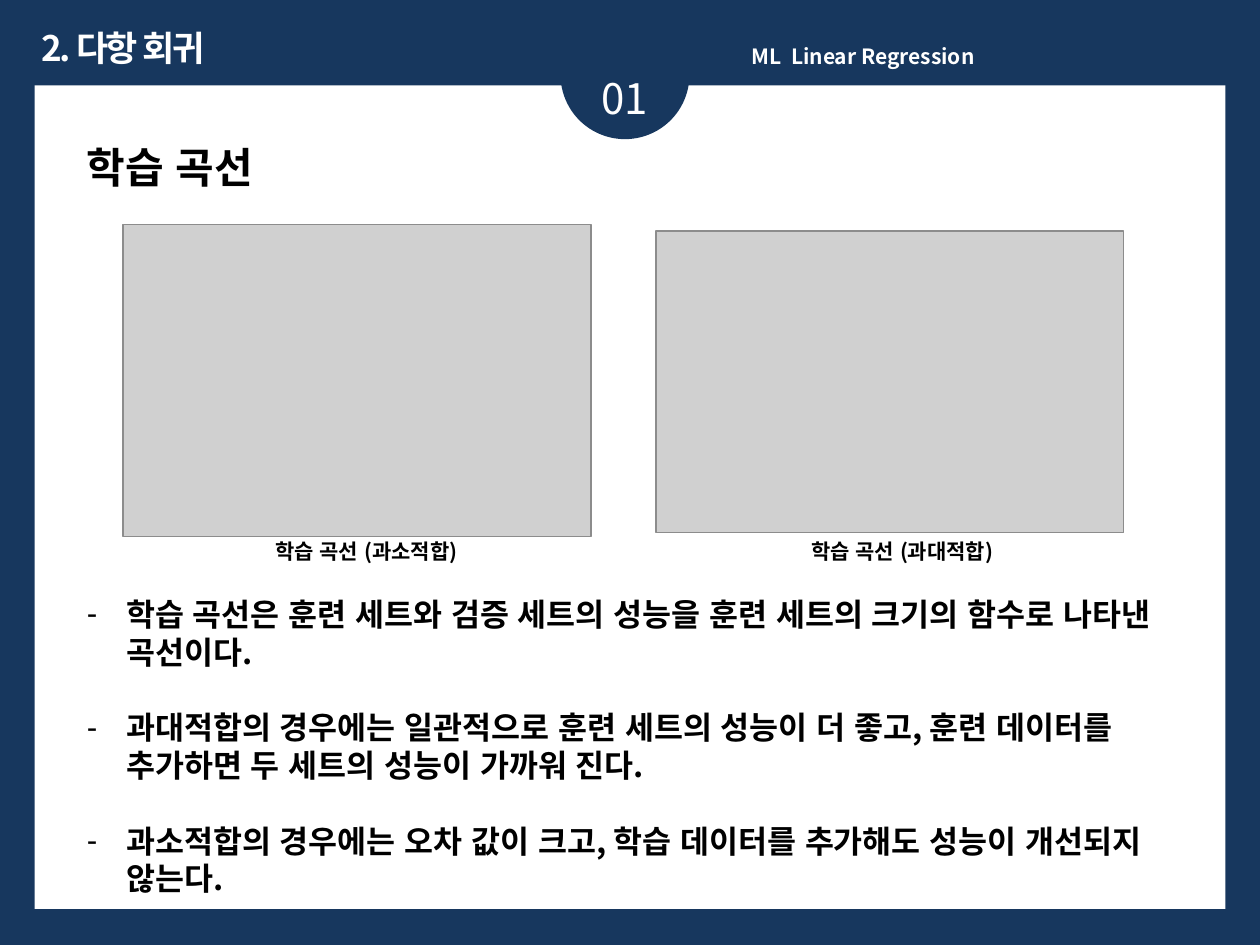
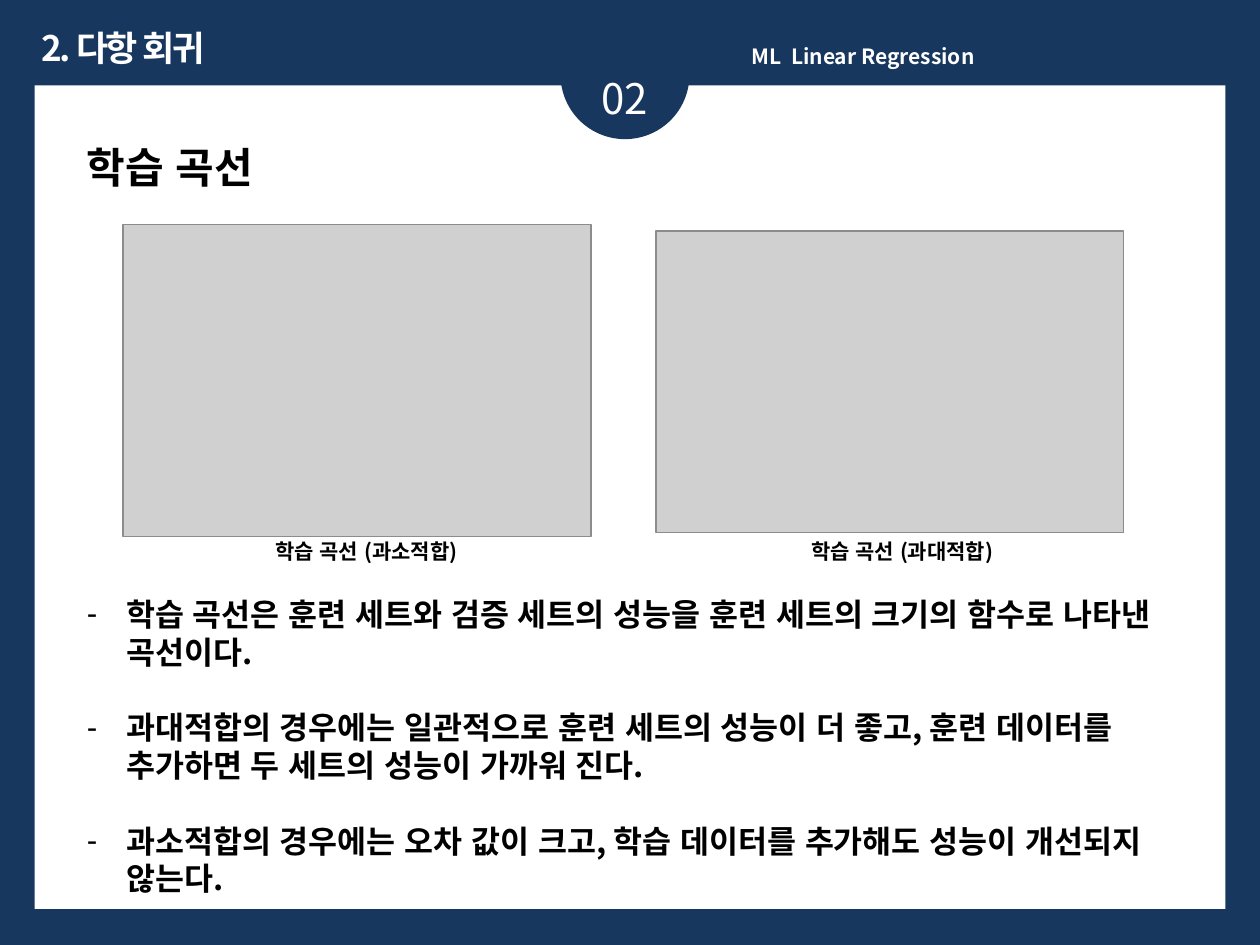
Before and after one commit to ykykyk112/machine_learning, a slide deck: slide 12 of sklearn_exercise/Linear_Regression_Review.pptx. Drawn at 1260x945 pixels with LibreOffice and Linux fonts; fonts in the diff are those of the drawing; grey boxes stand for pictures. Boxes give left, top, right and bottom in pixels: in the first picture for what was removed or moved away, otherwise in the second. Text is boxed around its words. In the diff, an @@ line names an element or a change of style, - is before the commit and + after.

```diff
--- a/sklearn_exercise/Linear_Regression_Review.pptx
+++ b/sklearn_exercise/Linear_Regression_Review.pptx
@@ text at box(602, 82, 649, 115): text changed @@
-01
+02
```
Also in this commit, not shown: 3 other slides changed, 7 slides added, 16 slides removed.
